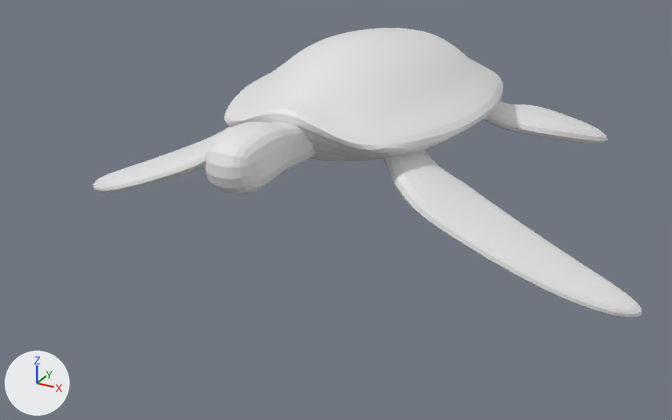
The Blender file Blender/Tortue.blend as it was, and as the next commit left it.
Camera for both pictures: a 50 mm lens placed at (3.15, -7.54, 2.51), pointed at (-0.01, -1.78, -0.37). The lights are fixed; the arrows at lower left show +X, +Y and +Z.

Objects in the first picture: 'Carapace', 'Nag-ArG', 'Nag-AvD', 'Nag-AvG', 'Tete'.
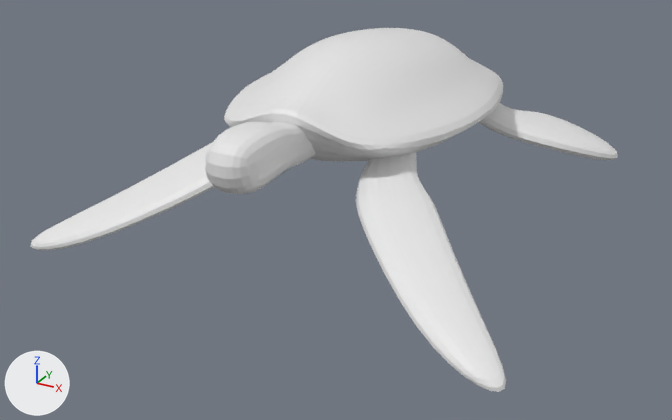
Where the change shows, as pixel boxes [x1, y1, x2, y2] in the pictures (672 x 420 px):
'Nag-AvG', turned: before [382, 150, 642, 318]; after [356, 152, 506, 392]
'Nag-AvD', turned: before [93, 127, 231, 192]; after [31, 143, 214, 251]
'Nag-ArG', turned: before [482, 101, 608, 144]; after [478, 103, 618, 160]

The change in detail:
Object 'Nag-AvD' (ob_nag_avd) turns from (0, 0, 0) to (0, 0, 40) degrees about x, y and z.
Object 'Nag-AvG' (ob_nag_avg) turns from (0, 0, 0) to (0, 0, -45) degrees about x, y and z.
Object 'Nag-ArG' (ob_nag_arg) turns from (0, 0, 0) to (0, 0, -20) degrees about x, y and z.
